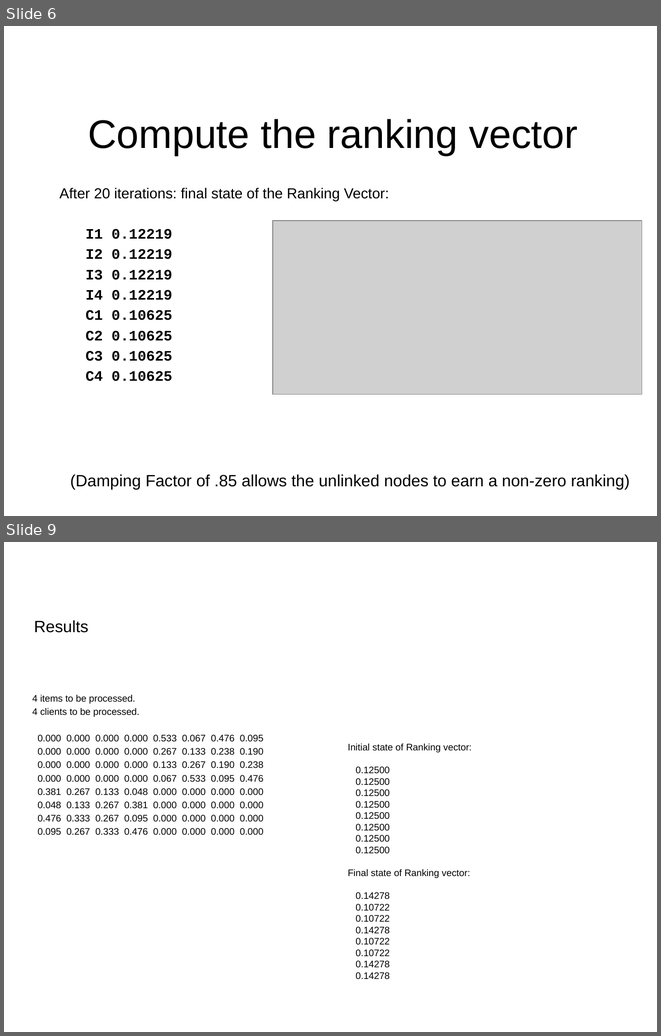
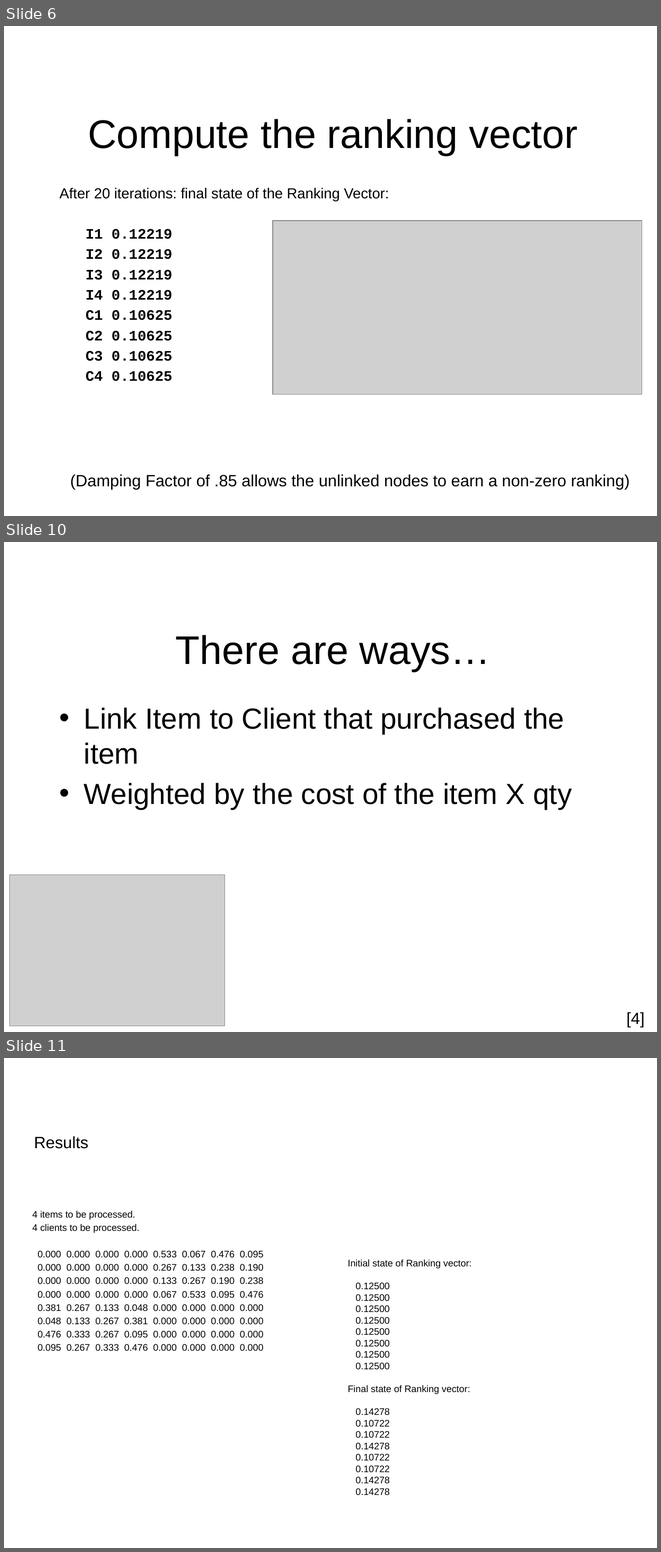
Before and after one commit to nicomp42/CS7081Spring2016Group01FinalProject, a slide deck: Team 01 Final Project.pptx. Shown one above the other, each under a label of ours: slides 6 and 9 before the commit, slides 6, 10 and 11 after it; the slides between them are not shown. The pictures are 661x1036 and 661x1552 pixels, drawn with LibreOffice and Linux fonts; fonts in the diff are those of the drawing; grey boxes stand for pictures; background and template pictures are left out. Boxes give left, top, right and bottom in pixels: in the first picture for what was removed or moved away, otherwise in the second. Text is boxed around its words. In the diff, an @@ line names an element or a change of style, - is before the commit and + after.

```diff
--- a/Team 01 Final Project.pptx
+++ b/Team 01 Final Project.pptx
@@ slide 10 added at <box>4,542,657,1032</box>, background #FFFFFF @@
@@ title added at <box>176,635,491,671</box>, 44 pt, text #000000 @@
+There are ways…
@@ text added at <box>84,707,572,809</box>, 32 pt, text #000000 @@
+• Link Item to Client that purchased the item
+• Weighted by the cost of the item X qty
@@ picture added at <box>9,875,224,1026</box> @@
@@ text added at <box>626,1012,644,1027</box>, 18 pt, text #000000 @@
+[4]
@@ what was slide 9 is now slide 11 @@
```
Also in this commit, not shown: 3 slides changed, 1 other slide added, 1 other file.
